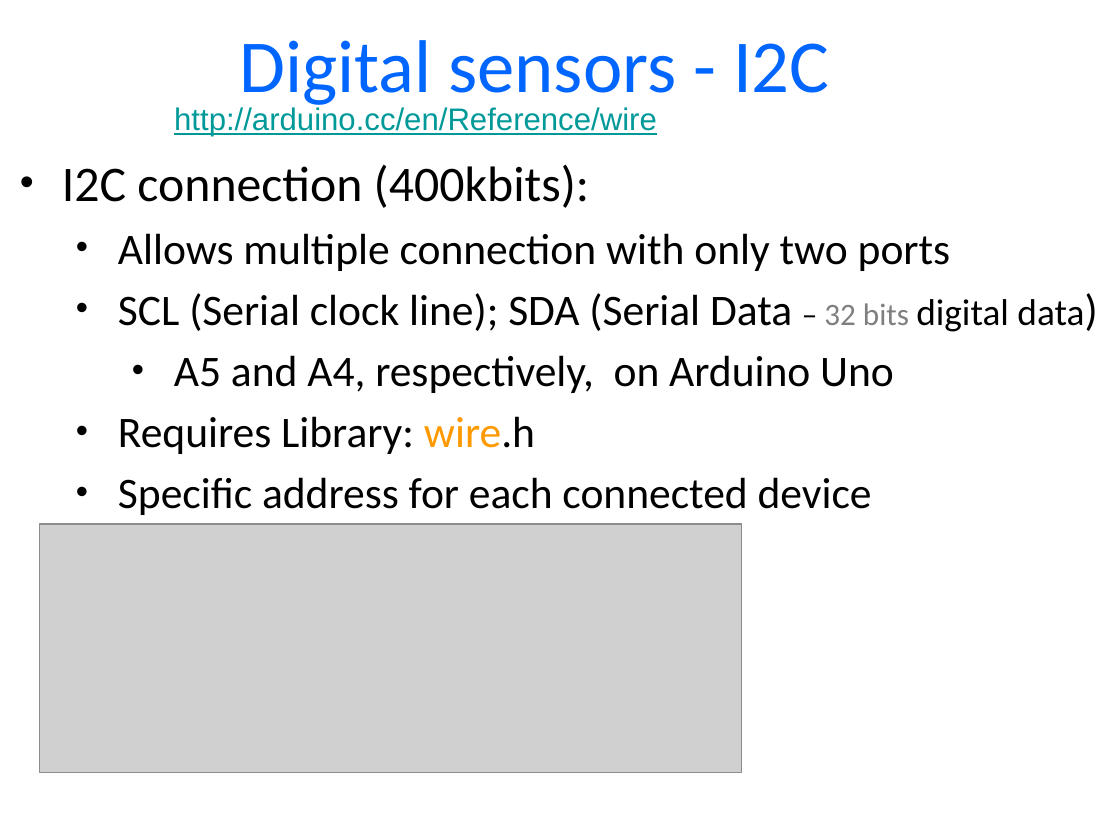
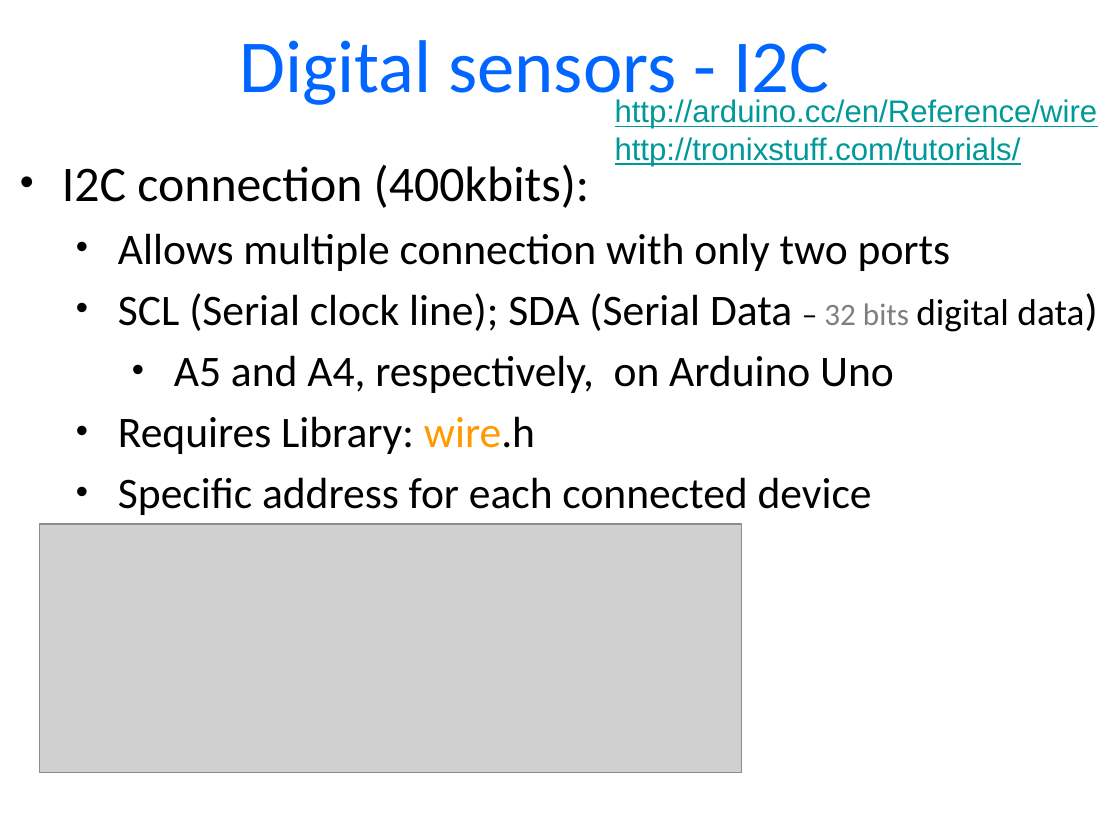
Before and after one commit to BraunAvi/Arduino-Workshop-ICL-2017, a slide deck: slide 20 of Presentations/3. Next Step with Arduino.pptx. Drawn at 1120x840 pixels with LibreOffice and Linux fonts; fonts in the diff are those of the drawing; grey boxes stand for pictures; background and template pictures are left out. Boxes give left, top, right and bottom in pixels: in the first picture for what was removed or moved away, otherwise in the second. Text is boxed around its words. In the diff, an @@ line names an element or a change of style, - is before the commit and + after.

```diff
--- a/Presentations/3. Next Step with Arduino.pptx
+++ b/Presentations/3. Next Step with Arduino.pptx
@@ text "http://arduino.cc/en/Reference/wire": place and size @@
-text "http://arduino.cc/en/Reference/wire" at [174, 107, 657, 136]
+text "http://arduino.cc/en/Reference/wire" at [615, 99, 1098, 166]
@@ text at [615, 137, 1021, 166]: paragraph added @@
+http://tronixstuff.com/tutorials/
```
Also in this commit, not shown: 1 other slide changed, 2 slides added, 3 slides removed, 2 other files.
